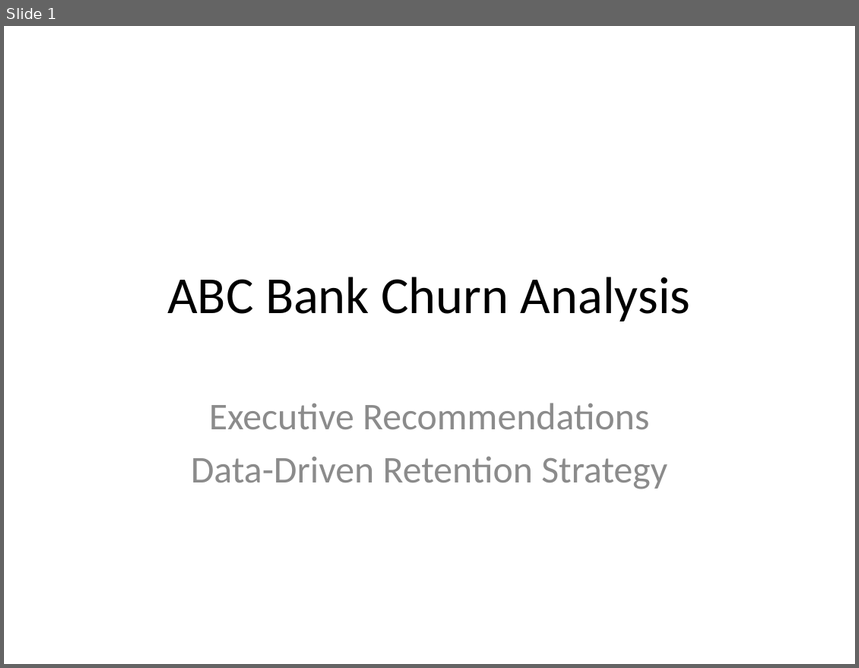
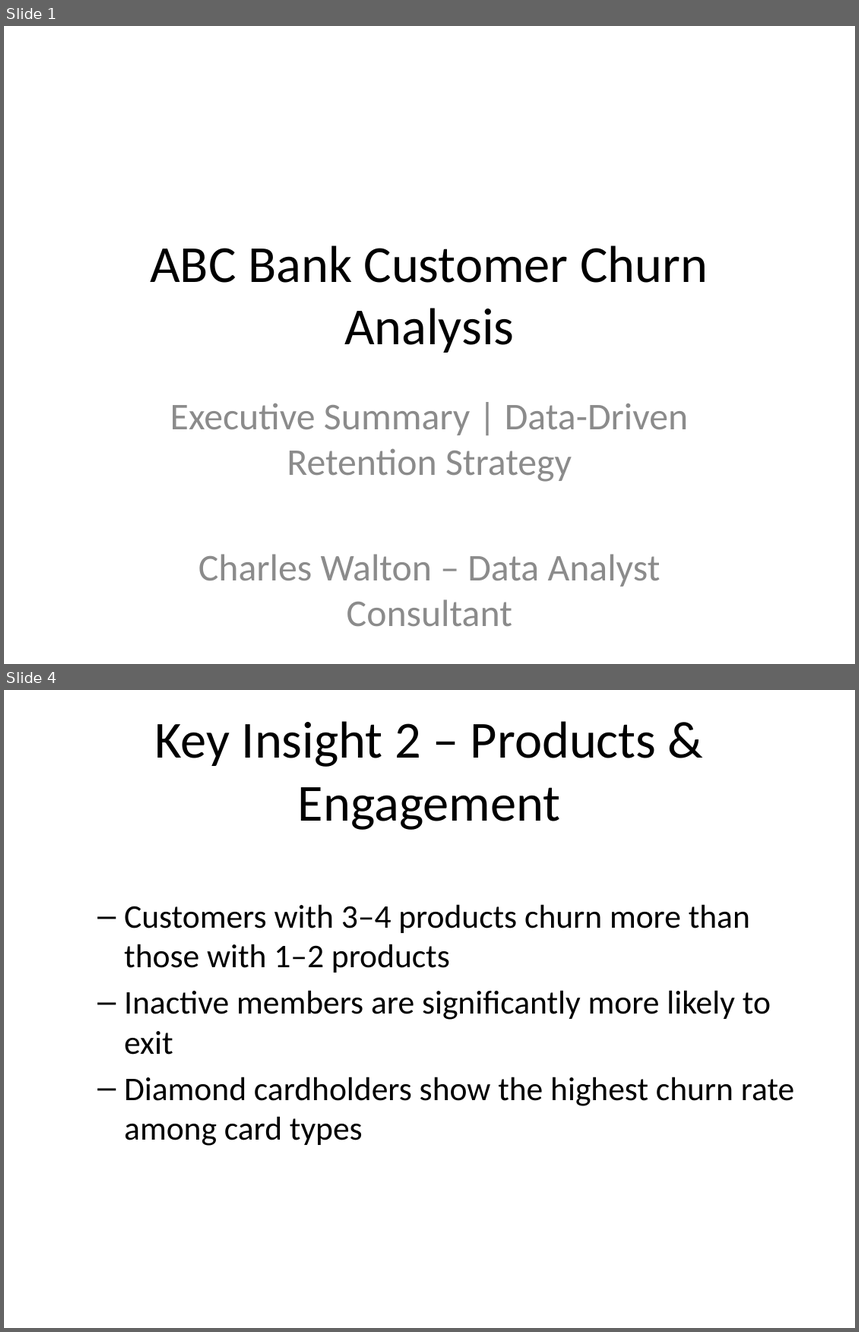
Before and after one commit to cwalton133/abc-bank-churn-analysis, a slide deck: slides/ABC_Bank_Churn_Recommendations.pptx. Shown one above the other, each under a label of ours: slide 1 before the commit, slides 1 and 4 after it; the slides between them are not shown. The pictures are 859x668 and 859x1332 pixels, drawn with LibreOffice and Linux fonts; fonts in the diff are those of the drawing. Boxes give left, top, right and bottom in pixels: in the first picture for what was removed or moved away, otherwise in the second. Text is boxed around its words. In the diff, an @@ line names an element or a change of style, - is before the commit and + after.

```diff
--- a/slides/ABC_Bank_Churn_Recommendations.pptx
+++ b/slides/ABC_Bank_Churn_Recommendations.pptx
@@ slide 4 added at (x1=4, y1=690, x2=855, y2=1328), background #FFFFFF @@
@@ title added at (x1=154, y1=721, x2=657, y2=830), 44 pt, text #000000 @@
+Key Insight 2 – Products & Engagement
@@ text added at (x1=124, y1=904, x2=794, y2=1146), 28 pt, text #000000 @@
+  – Customers with 3–4 products churn more than those with 1–2 products
+  – Inactive members are significantly more likely to exit
+  – Diamond cardholders show the highest churn rate among card types
@@ slide 1 changed as well @@
@@ title at (x1=150, y1=246, x2=708, y2=353): text changed @@
-ABC Bank Churn Analysis
+ABC Bank Customer Churn Analysis
@@ subtitle at (x1=170, y1=404, x2=688, y2=626): text changed @@
-Executive Recommendations
-Data-Driven Retention Strategy
+Executive Summary | Data-Driven Retention Strategy
+Charles Walton – Data Analyst Consultant
```
Also in this commit, not shown: 3 other slides changed, 5 other slides added, 6 slides removed.
